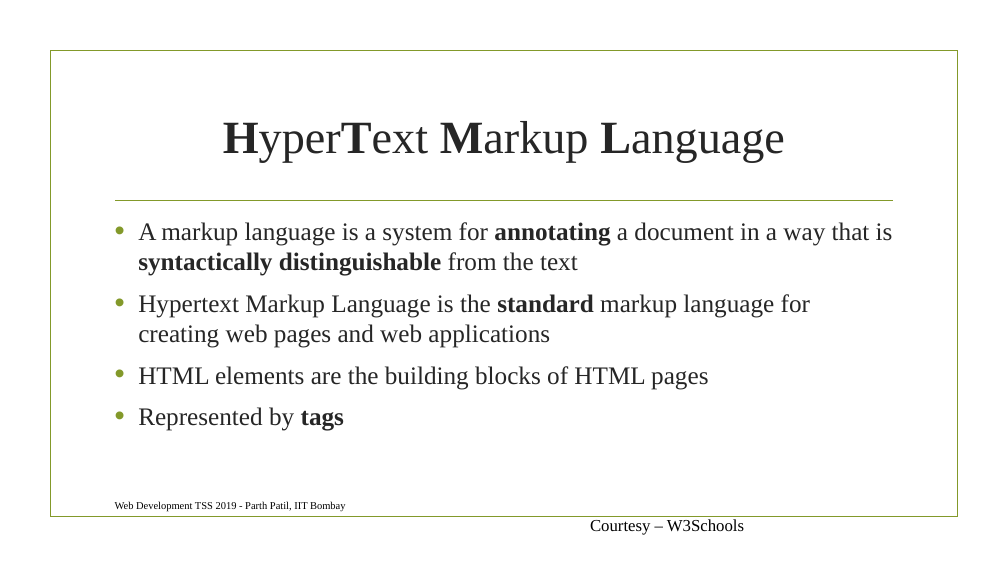
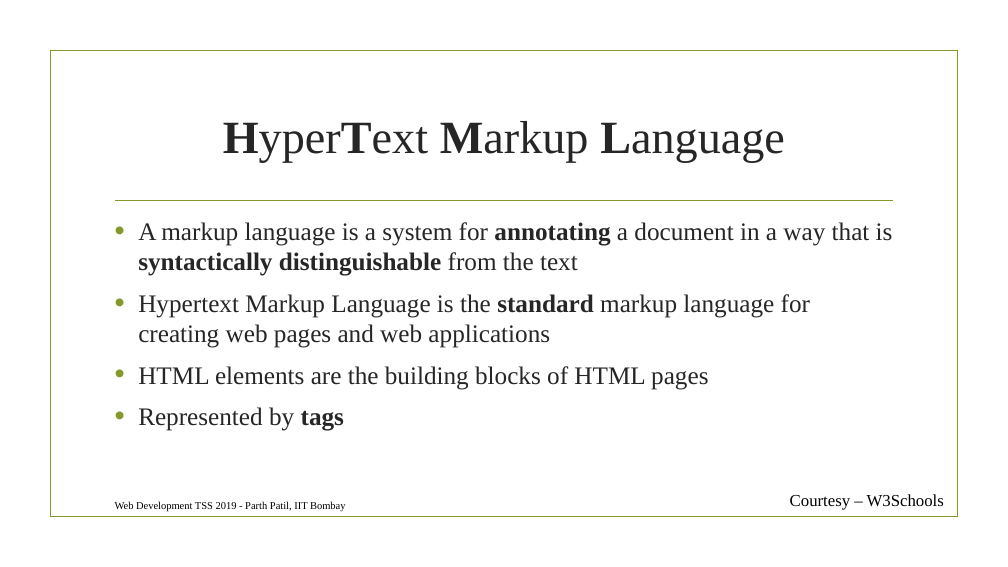
Before and after one commit to parthvpatil/parthvpatil.github.io, a slide deck: slide 25 of assets/files/blog/tutorials/webdev/Part1.pptx. Drawn at 1008x567 pixels with LibreOffice and Linux fonts; fonts in the diff are those of the drawing; background and template pictures are left out. Boxes give left, top, right and bottom in pixels: in the first picture for what was removed or moved away, otherwise in the second. Text is boxed around its words. In the diff, an @@ line names an element or a change of style, - is before the commit and + after.

```diff
--- a/assets/files/blog/tutorials/webdev/Part1.pptx
+++ b/assets/files/blog/tutorials/webdev/Part1.pptx
@@ text "Courtesy – W3Schools": place and size @@
-text "Courtesy – W3Schools" at <box>590,519,744,535</box>
+text "Courtesy – W3Schools" at <box>790,494,944,510</box>
```
Also in this commit, not shown: 5 other slides changed, 3 other files.
